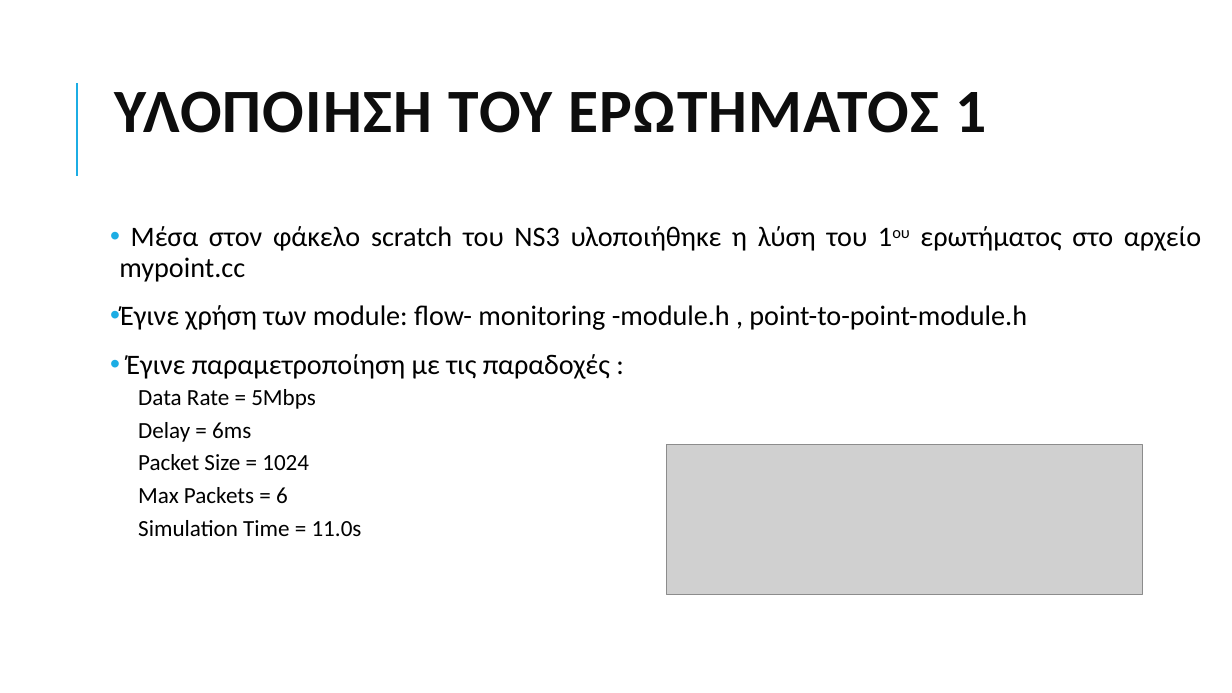
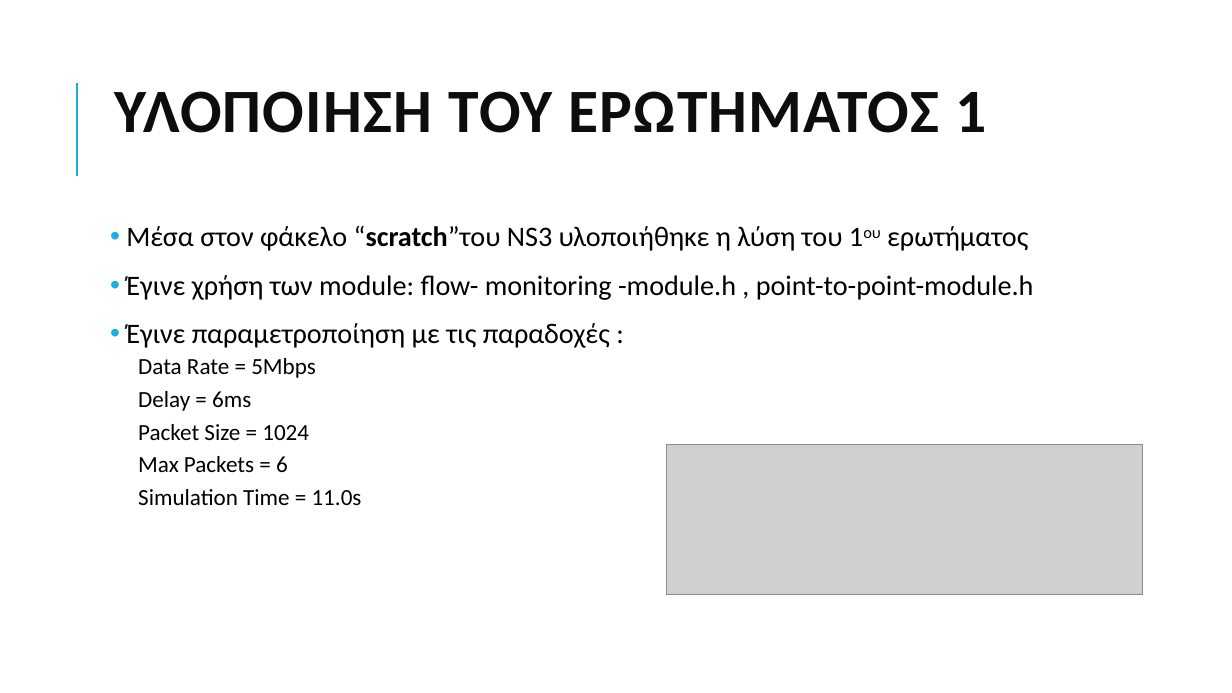
Before and after one commit to grgmyl/Ns3Project, a slide deck: slide 6 of Presentations/Ns-3_presentation_F.pptx. Drawn at 1232x693 pixels with LibreOffice and Linux fonts; fonts in the diff are those of the drawing; grey boxes stand for pictures. Boxes give left, top, right and bottom in pixels: in the first picture for what was removed or moved away, otherwise in the second. Text is boxed around its words. In the diff, an @@ line names an element or a change of style, - is before the commit and + after.

```diff
--- a/Presentations/Ns-3_presentation_F.pptx
+++ b/Presentations/Ns-3_presentation_F.pptx
@@ text at box(126, 226, 1028, 251): text changed @@
-• Μέσα στον φάκελο scratch του NS3 υλοποιήθηκε η λύση του 1ου ερωτήματος στο αρχείο mypoint.cc
+• Μέσα στον φάκελο “scratch”του NS3 υλοποιήθηκε η λύση του 1ου ερωτήματος
```
Also in this commit, not shown: 10 other slides changed.
